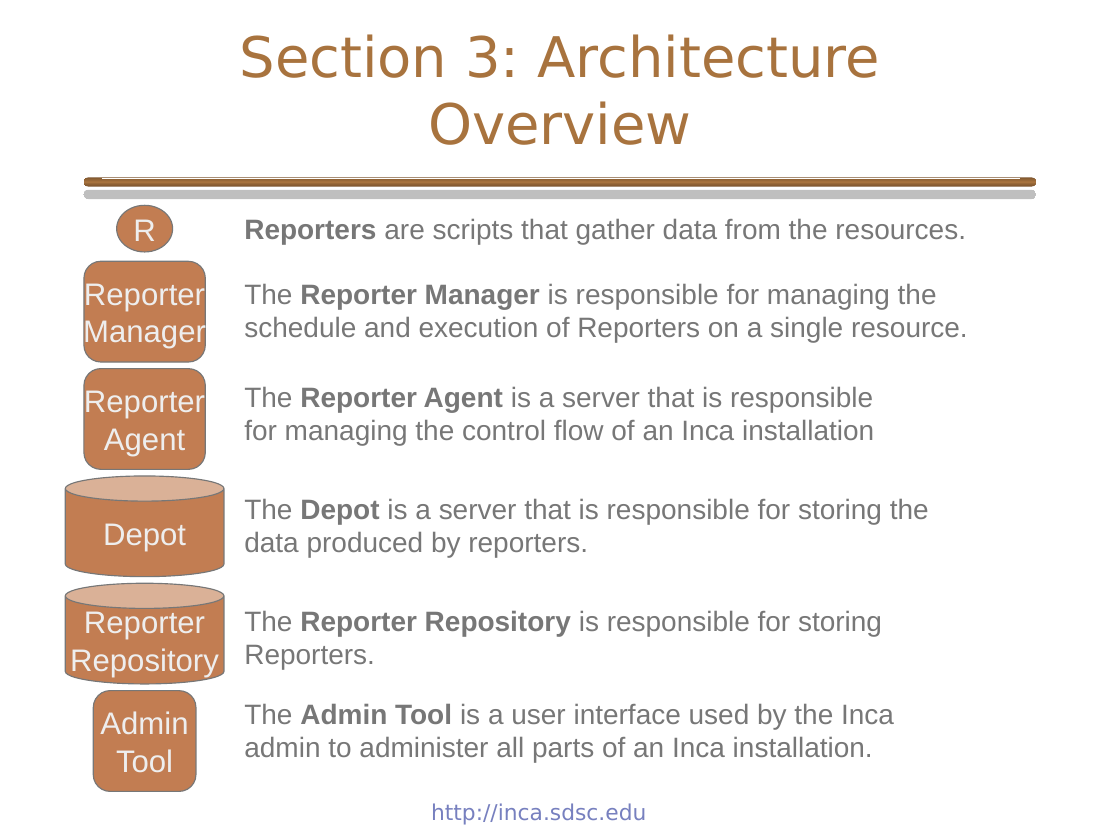
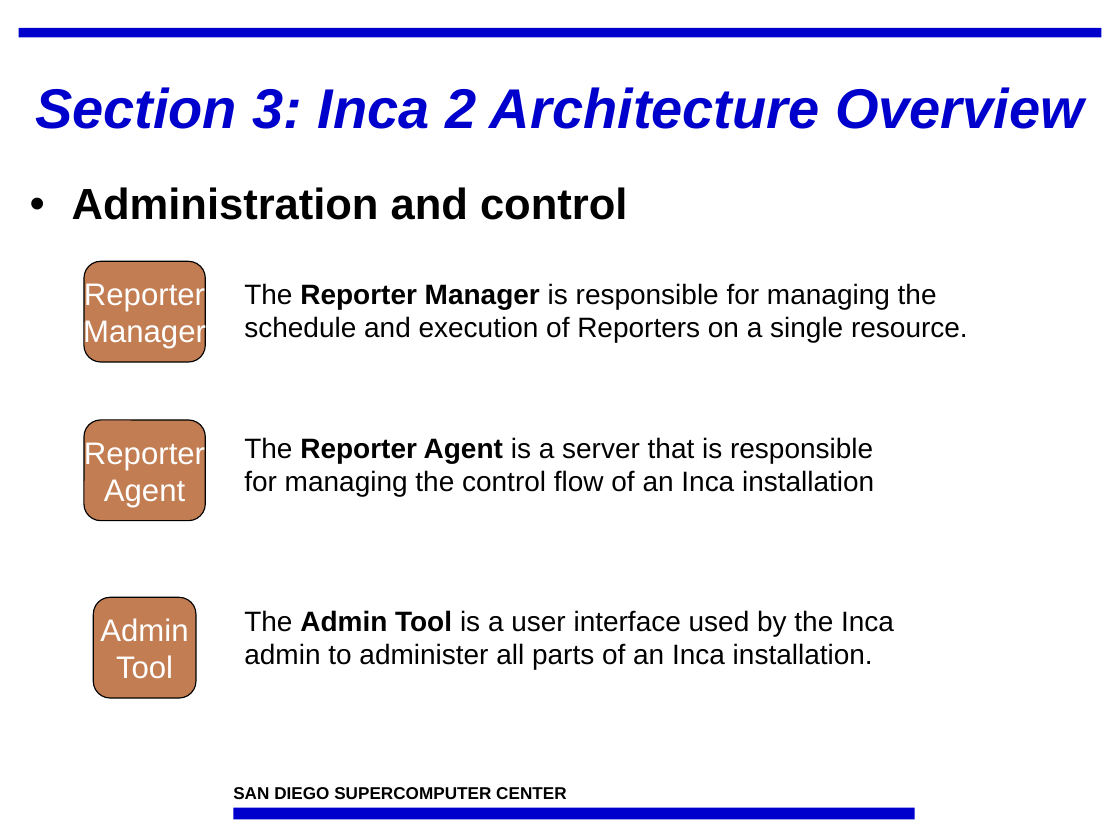
Before and after one commit to IncaProject/inca-xsede, a slide deck: slide 21 of talks/inca_sc05.ppt (slide 15 before the commit). Drawn at 1120x840 pixels with LibreOffice and Linux fonts; fonts in the diff are those of the drawing; background and template pictures are left out. Boxes give left, top, right and bottom in pixels: in the first picture for what was removed or moved away, otherwise in the second. Text is boxed around its words. In the diff, an @@ line names an element or a change of style, - is before the commit and + after.

```diff
--- a/talks/inca_sc05.ppt
+++ b/talks/inca_sc05.ppt
@@ rectangle added at bbox=[19, 28, 1102, 37], fill #0000CC @@
@@ title at bbox=[35, 87, 1084, 129]: text changed; font DejaVu Sans to Arial; text colour #A8733E to #0000CC; bold on; italic on @@
-Section 3: Architecture Overview
+Section 3: Inca 2 Architecture Overview
@@ rounded rectangle removed at bbox=[84, 177, 1036, 186] @@
@@ rounded rectangle removed at bbox=[102, 178, 1020, 179] @@
@@ text added at bbox=[72, 187, 627, 220], 28 pt, text #000000, bold @@
+• Administration and control
@@ ellipse removed at bbox=[116, 205, 172, 252] @@
-R
@@ text removed at bbox=[244, 218, 966, 244] @@
-Reporters are scripts that gather data from the resources.
@@ rounded rectangle "Reporter": place and size @@
-rounded rectangle "Reporter" at bbox=[84, 368, 205, 469]
+rounded rectangle "Reporter" at bbox=[84, 420, 205, 521]
@@ text "The Reporter Agent is a ...": place and size @@
-text "The Reporter Agent is a ..." at bbox=[244, 386, 874, 445]
+text "The Reporter Agent is a ..." at bbox=[244, 437, 874, 497]
@@ cylinder removed at bbox=[65, 476, 224, 577] @@
-Depot
@@ text removed at bbox=[244, 498, 929, 557] @@
-The Depot is a server that is responsible for storing the data produced by reporters.
@@ cylinder removed at bbox=[65, 584, 224, 684] @@
-Reporter
-Repository
@@ text colour #EEEEEE to #FFFFFF; outline #777777 0.74 pt to #000000 0.74 pt in 3 elements at bbox=[84, 261, 205, 362], bbox=[84, 420, 205, 521], bbox=[93, 597, 196, 698] @@
@@ rounded rectangle "Admin": place and size @@
-rounded rectangle "Admin" at bbox=[93, 691, 196, 792]
+rounded rectangle "Admin" at bbox=[93, 597, 196, 698]
@@ text colour #777777 to #000000 in 3 elements at bbox=[244, 283, 968, 343], bbox=[244, 437, 874, 497], bbox=[244, 610, 894, 669] @@
@@ text "The Admin Tool is a ...": place and size @@
-text "The Admin Tool is a ..." at bbox=[244, 703, 894, 763]
+text "The Admin Tool is a ..." at bbox=[244, 610, 894, 669]
@@ text removed at bbox=[244, 610, 882, 669] @@
-The Reporter Repository is responsible for storing Reporters.
@@ rectangle added at bbox=[233, 808, 914, 820], fill #0000CC @@
@@ text added at bbox=[233, 787, 566, 799], 11 pt, text #000000, bold @@
+SAN DIEGO SUPERCOMPUTER CENTER
@@ text removed at bbox=[431, 803, 646, 825] @@
-http://inca.sdsc.edu
```
Also in this commit, not shown: 23 other slides changed, 11 slides added, 3 slides removed.
